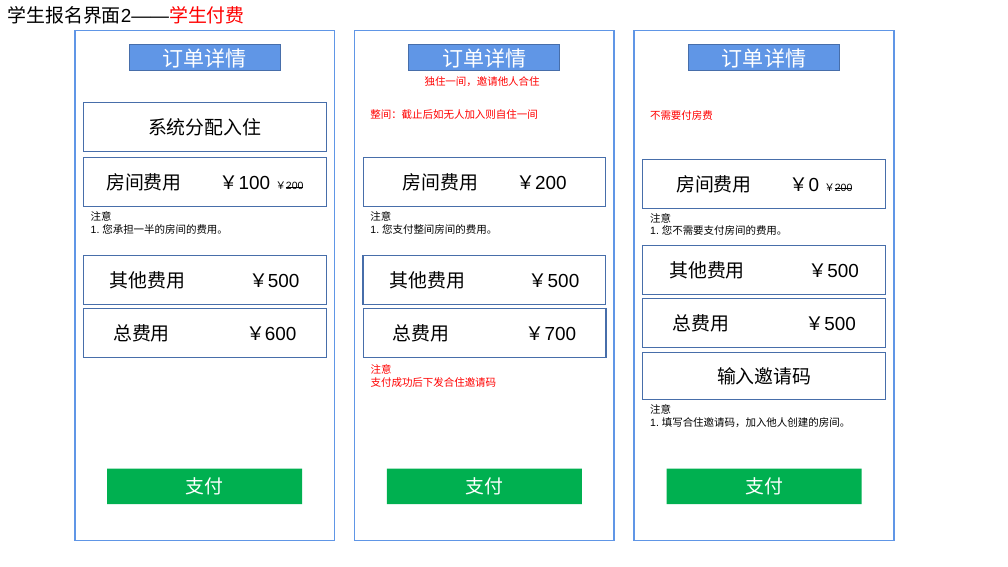
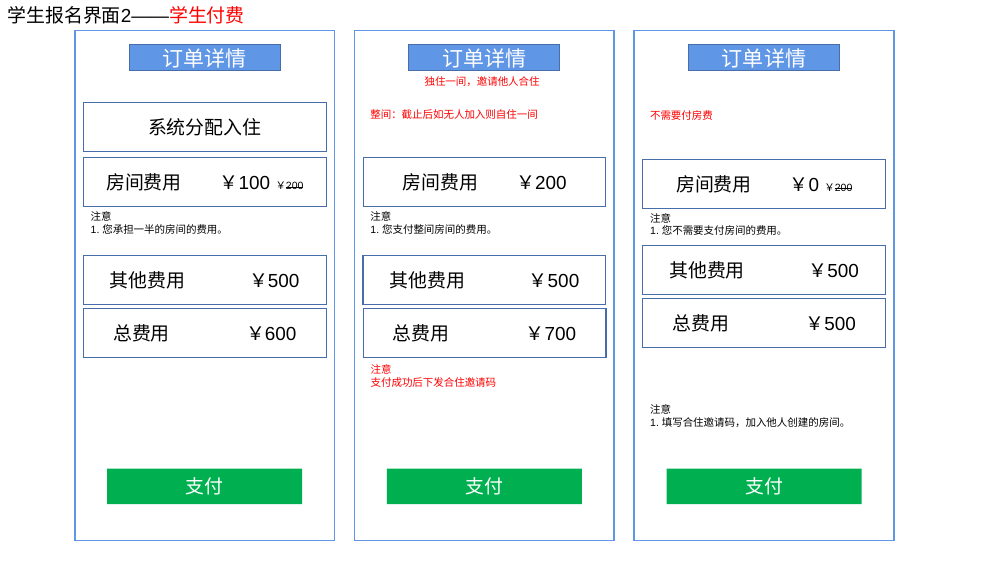
Before and after one commit to ISheenSomeOne/eTeam, a slide deck: slide 8 of 界面设计/eTeam界面—团队.pptx. Drawn at 1008x567 pixels with LibreOffice and Linux fonts; fonts in the diff are those of the drawing. Boxes give left, top, right and bottom in pixels: in the first picture for what was removed or moved away, otherwise in the second. Text is boxed around its words. In the diff, an @@ line names an element or a change of style, - is before the commit and + after.

```diff
--- a/界面设计/eTeam界面—团队.pptx
+++ b/界面设计/eTeam界面—团队.pptx
@@ rectangle removed at <box>643,352,885,400</box> @@
-输入邀请码
```
Also in this commit, not shown: 2 other slides changed.
